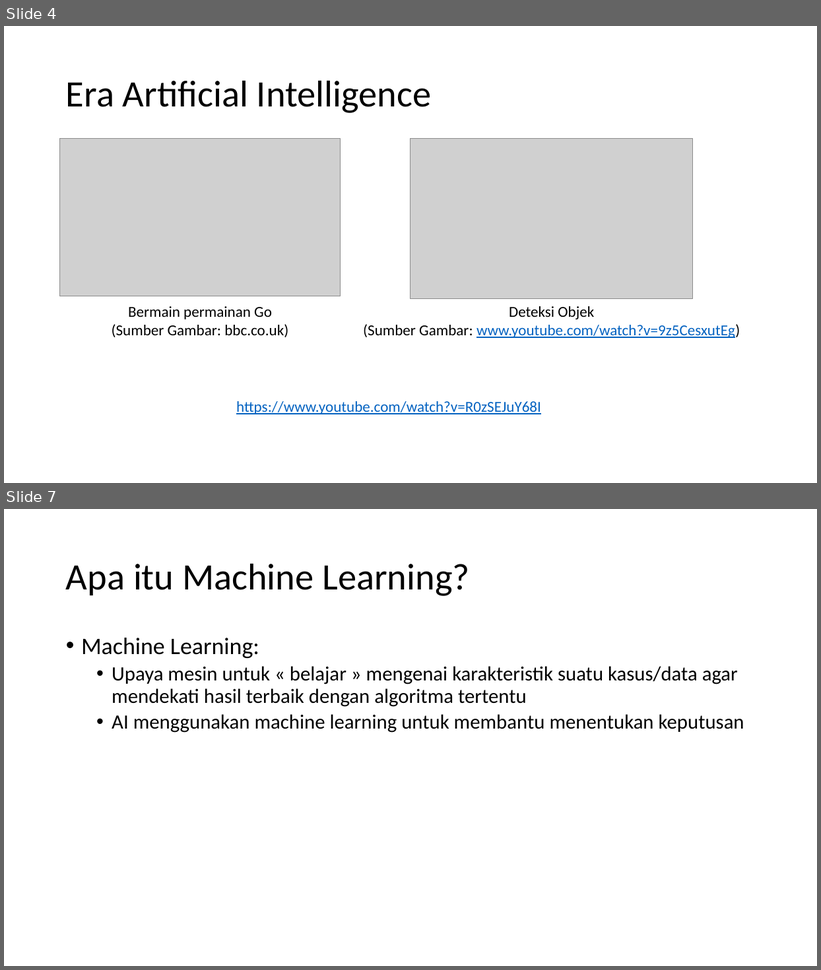
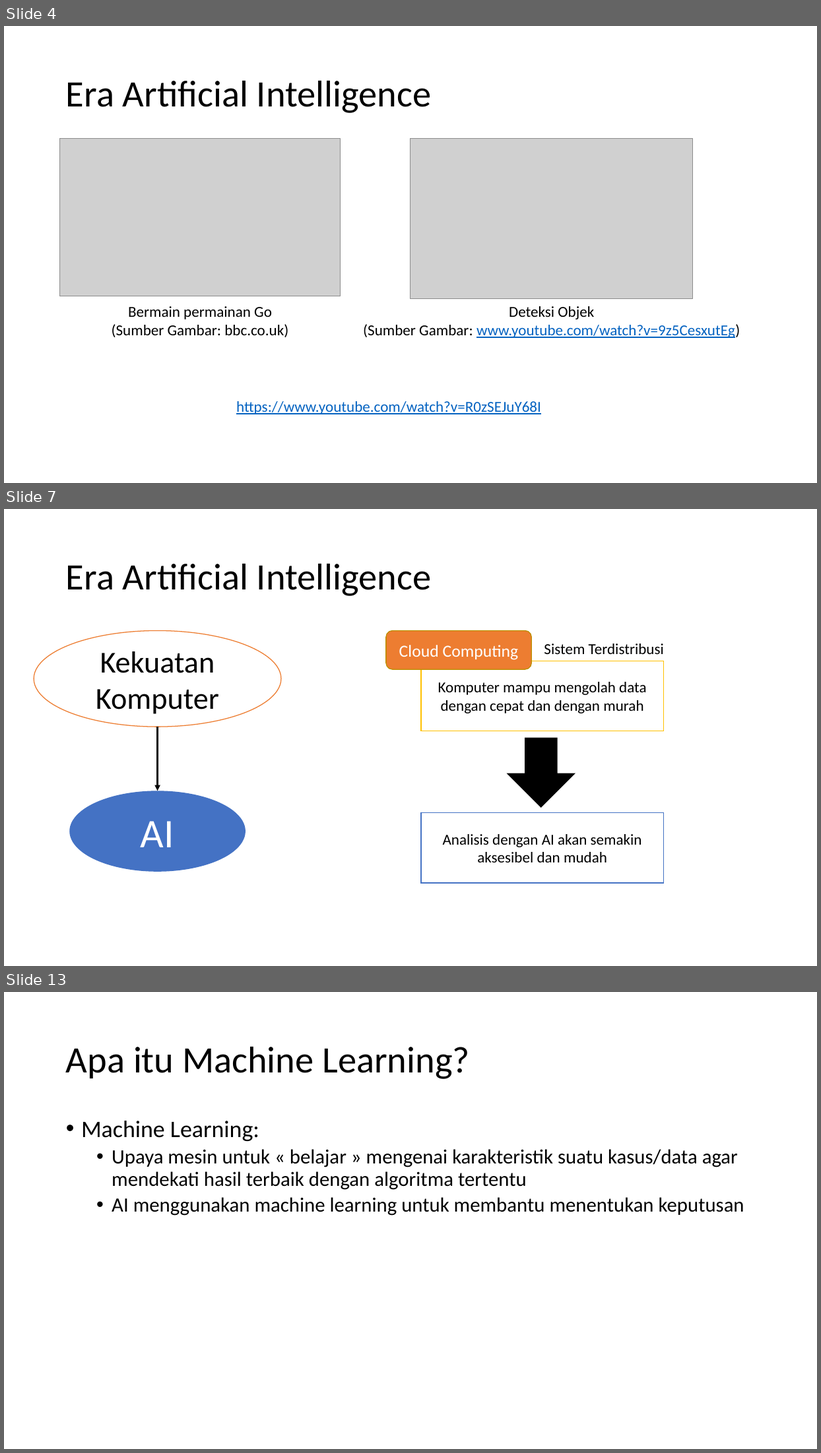
Before and after one commit to MRizkyWi/mlup18, a slide deck: [MLUP18] 01. Pengenalan Machine Learning.pptx. Shown one above the other, each under a label of ours: slides 4 and 7 before the commit, slides 4, 7 and 13 after it; the slides between them are not shown. The pictures are 821x970 and 821x1453 pixels, drawn with LibreOffice and Linux fonts; fonts in the diff are those of the drawing; grey boxes stand for pictures. Boxes give left, top, right and bottom in pixels: in the first picture for what was removed or moved away, otherwise in the second. Text is boxed around its words. In the diff, an @@ line names an element or a change of style, - is before the commit and + after.

```diff
--- a/[MLUP18] 01. Pengenalan Machine Learning.pptx
+++ b/[MLUP18] 01. Pengenalan Machine Learning.pptx
@@ slide 7 added at (4, 509, 817, 966), background #FFFFFF @@
@@ title added at (66, 563, 431, 596), 44 pt, text #000000 @@
+Era Artificial Intelligence
@@ ellipse added at (34, 631, 282, 727), fill #FFFFFF, outline #ED7D31 1 pt, 36 pt, text #000000 @@
+Kekuatan Komputer
@@ rounded rectangle added at (386, 631, 532, 670), fill #ED7D31, outline #BD8E00 1 pt, 20 pt, text #FFFFFF @@
+Cloud Computing
@@ text added at (544, 644, 664, 654), 18 pt, text #000000 @@
+Sistem Terdistribusi
@@ rectangle added at (421, 661, 664, 731), outline #FFC000 1 pt, 18 pt, text #000000 @@
+Komputer mampu mengolah data dengan cepat dan dengan murah
@@ arrow added from (158, 727) to (158, 791), #000000 2.25 pt @@
@@ down arrow added at (507, 738, 576, 808), fill #000000 @@
@@ ellipse added at (69, 791, 246, 872), fill #4472C4, 48 pt, text #FFFFFF @@
+AI
@@ rectangle added at (421, 813, 664, 883), outline #4472C4 1 pt, 18 pt, text #000000 @@
+Analisis dengan AI akan semakin aksesibel dan mudah
@@ what was slide 7 is now slide 13 @@
```
Also in this commit, not shown: 3 slides changed, 5 other slides added, 6 other files.
